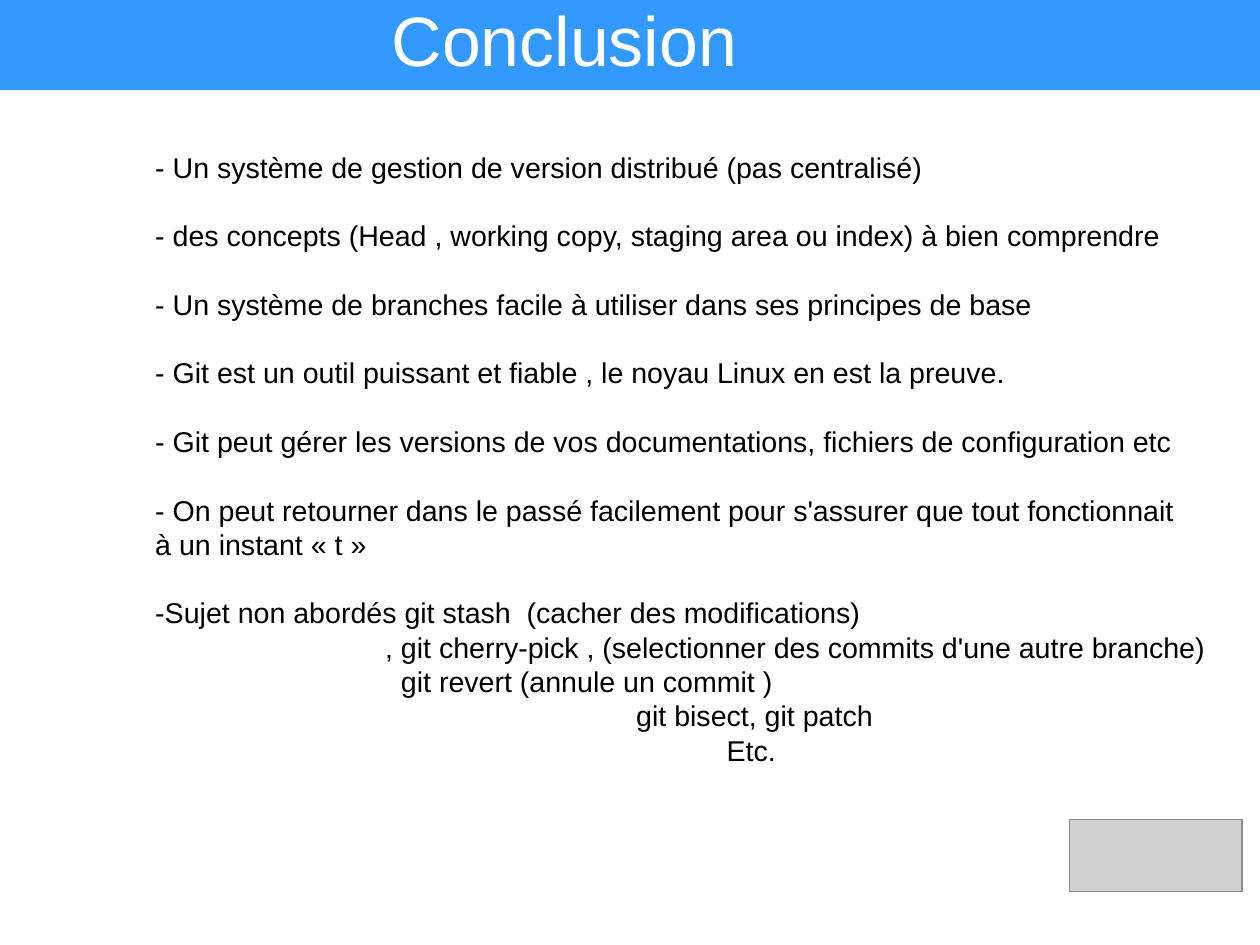
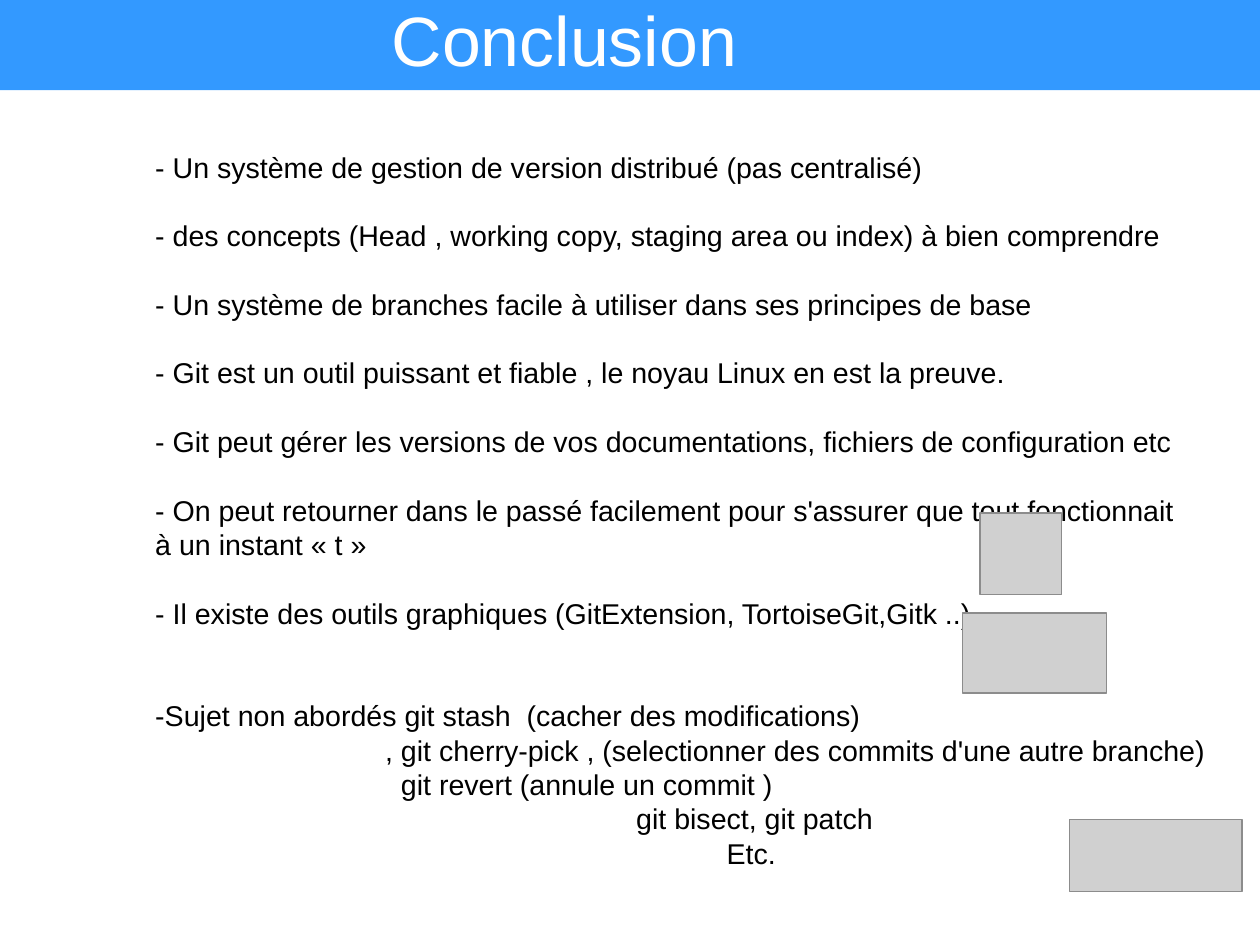
Before and after one commit to heylve/current, a slide deck: slide 19 of Presentations/git_explained.odp (slide 17 before the commit). Drawn at 1260x945 pixels with LibreOffice and Linux fonts; fonts in the diff are those of the drawing; grey boxes stand for pictures. Boxes give left, top, right and bottom in pixels: in the first picture for what was removed or moved away, otherwise in the second. Text is boxed around its words. In the diff, an @@ line names an element or a change of style, - is before the commit and + after.

```diff
--- a/Presentations/git_explained.odp
+++ b/Presentations/git_explained.odp
@@ picture added at bbox=[981, 513, 1063, 596] @@
@@ text at bbox=[173, 603, 937, 629]: paragraph added @@
+- Il existe des outils graphiques (GitExtension, TortoiseGit,Gitk ..)
@@ picture added at bbox=[964, 613, 1108, 693] @@
```
Also in this commit, not shown: 6 other slides changed, 2 slides added.
